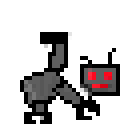
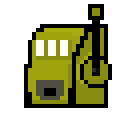
The second 128px x 128px image is a revision of the first. Changes to its layers:
added layer "slot machine" above "braininatank" over (24, 4, 112, 108)
hid "robot wreckage" over (20, 32, 120, 124)
